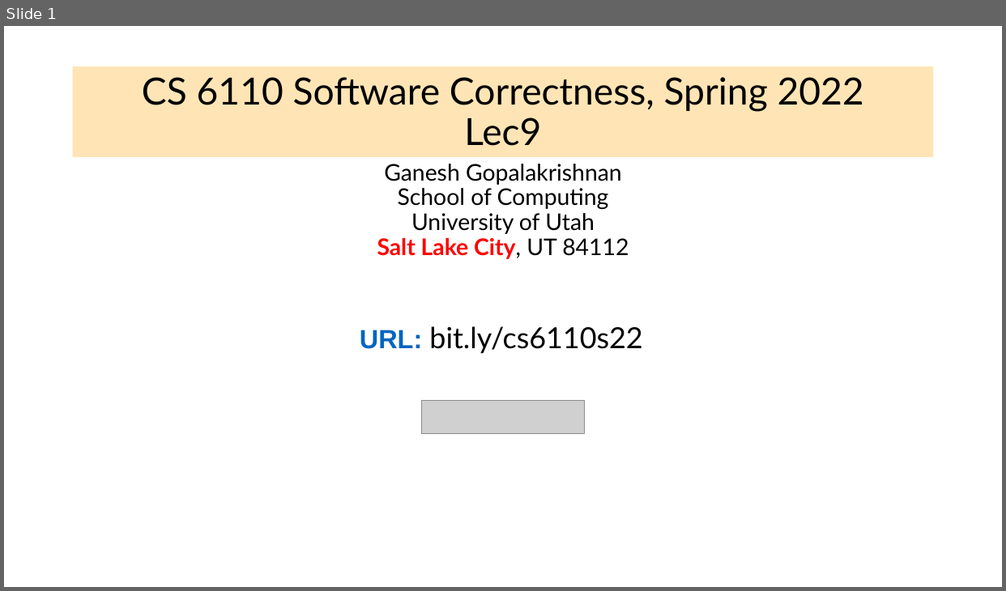
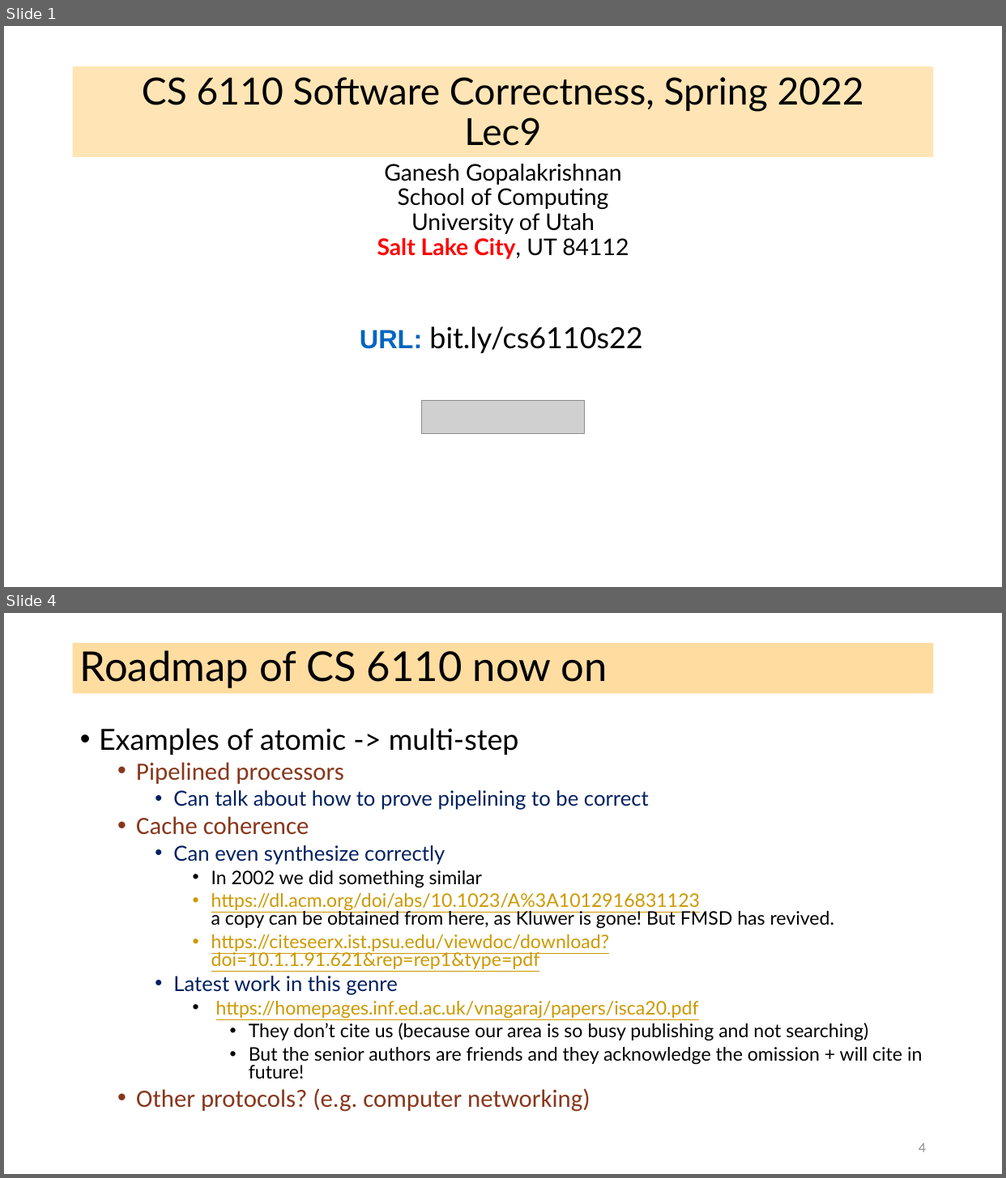
Before and after one commit to ganeshutah/cs6110s22, a slide deck: Lec9/Lec9.pptx. Shown one above the other, each under a label of ours: slide 1 before the commit, slides 1 and 4 after it; the slides between them are not shown. The pictures are 1006x591 and 1006x1178 pixels, drawn with LibreOffice and Linux fonts; fonts in the diff are those of the drawing; grey boxes stand for pictures. Boxes give left, top, right and bottom in pixels: in the first picture for what was removed or moved away, otherwise in the second. Text is boxed around its words. In the diff, an @@ line names an element or a change of style, - is before the commit and + after.

```diff
--- a/Lec9/Lec9.pptx
+++ b/Lec9/Lec9.pptx
@@ slide 4 added at bbox=[4, 613, 1002, 1174], background #FFFFFF @@
@@ title added at bbox=[73, 643, 934, 694], fill #FFBD47 at 51% opacity, 39.6 pt, text #000000 @@
+Roadmap of CS 6110 now on
@@ text added at bbox=[99, 728, 922, 1112], 18 pt, text #000000 @@
+• Examples of atomic -> multi-step
+  • Pipelined processors
+    • Can talk about how to prove pipelining to be correct
+  • Cache coherence
+    • Can even synthesize correctly
+      • In 2002 we did something similar
+      • https://dl.acm.org/doi/abs/10.1023/A%3A1012916831123
+        a copy can be obtained from here, as Kluwer is gone! But FMSD has revived.
+      • https://citeseerx.ist.psu.edu/viewdoc/download?doi=10.1.1.91.621&rep=rep1&type=pdf
+    • Latest work in this genre
+      • https://homepages.inf.ed.ac.uk/vnagaraj/papers/isca20.pdf
+        • They don’t cite us (because our area is so busy publishing and not searching)
+        • But the senior authors are friends and they acknowledge the omission + will cite in future!
+  • Other protocols? (e.g. computer networking)
@@ page number added at bbox=[918, 1144, 926, 1152], 12 pt, text #8C8C8C @@
+4
```
Also in this commit, not shown: 1 slide changed, 6 other slides added, 1 slide removed.
